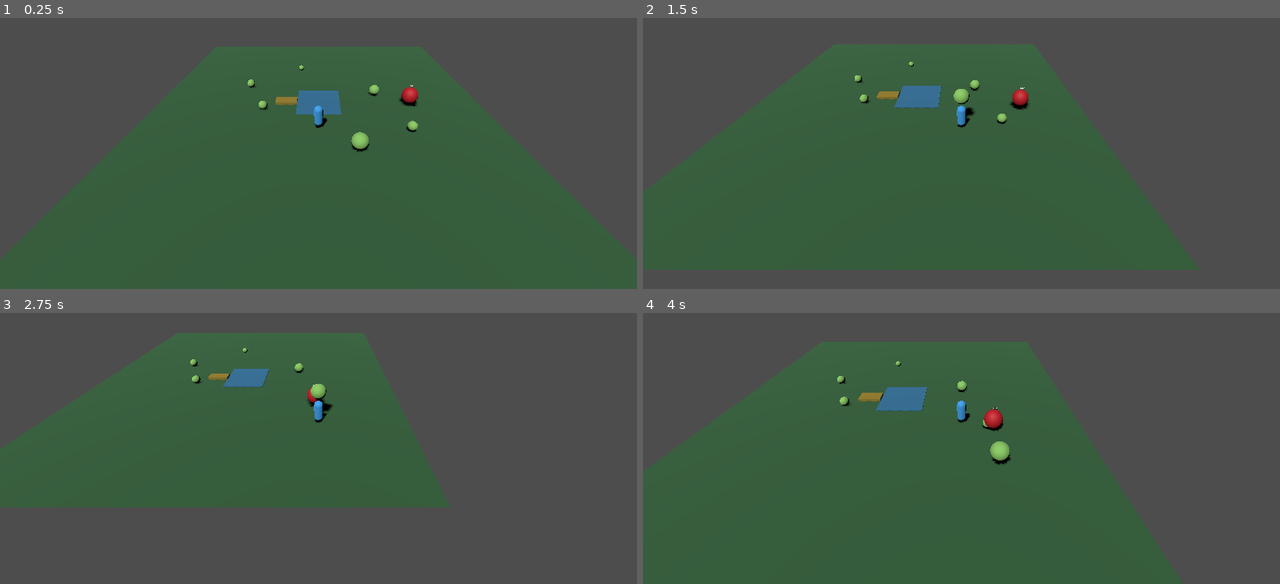
Above: before the commit, frames 1-4 (two rows, left to right).
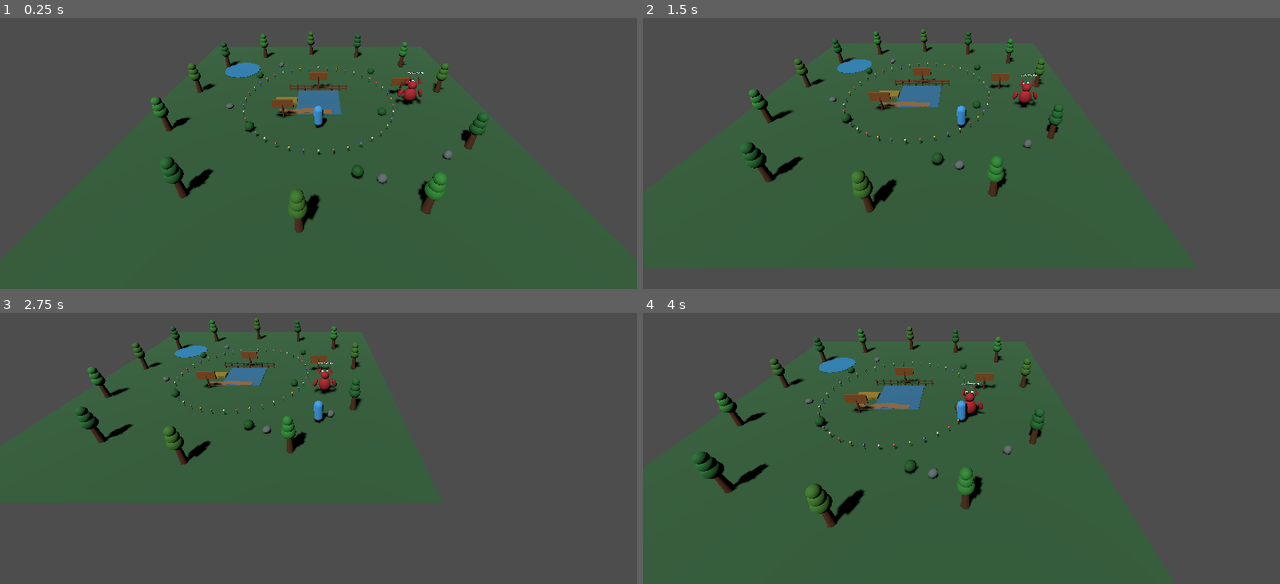
Above: after the commit, the same moments.

Repository: 8jy57sr7dz-source/poke
Game: Godot game, scene res://scenes/main.tscn
The game is run twice, just before and just after one commit, with the same random seed, the same clock (stepped at 60 frames per second) and the same inputs.
Inputs:
- Up to frame 1 (0.25 s): no input
- Up to frame 2 (1.5 s): tap Enter at 0.5 s; hold D 0.53-1.28 s; hold T 0.53-1.28 s; hold S from 1.28 s (still down); tap E at 1.35 s
- Up to frame 3 (2.75 s): release S at 2.03 s; hold D from 2.03 s (still down); hold T from 2.03 s (still down)
- Up to frame 4 (4 s): release D at 2.78 s; release T at 2.78 s; hold W 2.78-3.53 s; tap E at 2.85 s; hold A from 3.53 s (still down); hold T from 3.53 s (still down)

The runs differ from the first frame. In frame 1, 3.8% of the frame differs, in the area x 23-77%, y 5-80%; in frame 2, 3.7%; in frame 3, 3.3%; in frame 4, 4.6%, in the area x 7-63%, y 5-80%.
Error after the commit: Parse Error: Identifier "ColorMaterial" not declared in the current scope. (res://scripts/pokemon/pokemon_spawner.gd:26)

Commit message:
Build out all current creature models, guardian, and meadow environment

Diff:
--- a/scripts/pokemon/pokemon_spawner.gd
+++ b/scripts/pokemon/pokemon_spawner.gd
@@ -2,39 +2,65 @@
 
 static func create_creature(definition: Dictionary, rng: RandomNumberGenerator, rare: bool = false, biome_id: String = "meadow", probability_config: Dictionary = {}) -> Node3D:
 	var creature := Node3D.new()
-	creature.name = str(definition.get("id", "creature"))
+	var pokemon_id := str(definition.get("id", "creature"))
+	creature.name = pokemon_id
+	var body_color := _body_color(pokemon_id, rare)
+	var body_material := _material(body_color)
+	var dark_material := _material(body_color.darkened(0.28))
+	var light_material := _material(body_color.lightened(0.3))
 
-	var visual := MeshInstance3D.new()
-	var mesh := SphereMesh.new()
-	mesh.radius = 0.48
-	mesh.height = 0.96
-	visual.mesh = mesh
-	visual.position.y = 0.48
-	var material := StandardMaterial3D.new()
-	material.albedo_color = Color(0.95, 0.8, 0.2) if rare else Color(0.55, 0.8, 0.4)
-	visual.material_override = material
-	creature.add_child(visual)
+	match pokemon_id:
+		"sproutling":
+			_add_sphere(creature, Vector3(0.0, 0.48, 0.0), Vector3(0.82, 0.78, 0.72), body_material)
+			_add_sphere(creature, Vector3(0.0, 0.96, -0.02), Vector3(0.55, 0.5, 0.52), light_material)
+			_add_cone(creature, Vector3(-0.2, 1.34, 0.0), Vector3(0.3, 0.55, 0.25), dark_material, Vector3(0.0, 0.0, -22.0))
+			_add_cone(creature, Vector3(0.2, 1.35, 0.0), Vector3(0.3, 0.62, 0.25), dark_material, Vector3(0.0, 0.0, 20.0))
+			_add_sphere(creature, Vector3(0.0, 1.52, 0.0), Vector3(0.3, 0.22, 0.27), _material(Color(0.95, 0.78, 0.18)))
+		"ember_fox":
+			_add_sphere(creature, Vector3(0.0, 0.48, 0.0), Vector3(0.95, 0.72, 0.62), body_material)
+			_add_sphere(creature, Vector3(0.0, 0.98, -0.1), Vector3(0.62, 0.62, 0.58), body_material)
+			_add_cone(creature, Vector3(-0.35, 1.48, -0.04), Vector3(0.32, 0.85, 0.3), dark_material, Vector3(0.0, 0.0, -12.0))
+			_add_cone(creature, Vector3(0.35, 1.48, -0.04), Vector3(0.32, 0.85, 0.3), dark_material, Vector3(0.0, 0.0, 12.0))
+			_add_sphere(creature, Vector3(0.0, 0.82, -0.59), Vector3(0.58, 0.28, 0.2), light_material)
+			_add_sphere(creature, Vector3(0.82, 0.48, 0.42), Vector3(0.35, 0.75, 0.35), light_material, Vector3(0.0, 0.0, -48.0))
+			_add_sphere(creature, Vector3(0.82, 0.83, 0.42), Vector3(0.4, 0.28, 0.36), ColorMaterial.new())
+		"moon_moth":
+			_add_sphere(creature, Vector3(0.0, 0.55, 0.0), Vector3(0.48, 0.95, 0.5), body_material)
+			_add_sphere(creature, Vector3(0.0, 1.13, -0.03), Vector3(0.62, 0.55, 0.56), light_material)
+			_add_sphere(creature, Vector3(-0.72, 0.88, 0.0), Vector3(0.95, 0.42, 0.12), dark_material, Vector3(0.0, 0.0, -22.0))
+			_add_sphere(creature, Vector3(0.72, 0.88, 0.0), Vector3(0.95, 0.42, 0.12), dark_material, Vector3(0.0, 0.0, 22.0))
+			_add_sphere(creature, Vector3(-0.7, 0.9, -0.08), Vector3(0.34, 0.22, 0.1), light_material)
+			_add_sphere(creature, Vector3(0.7, 0.9, -0.08), Vector3(0.34, 0.22, 0.1), light_material)
+			_add_cone(creature, Vector3(-0.22, 1.62, 0.0), Vector3(0.12, 0.55, 0.12), light_material, Vector3(0.0, 0.0, -25.0))
+			_add_cone(creature, Vector3(0.22, 1.62, 0.0), Vector3(0.12, 0.55, 0.12), light_material, Vector3(0.0, 0.0, 25.0))
+		_:
+			_add_sphere(creature, Vector3(0.0, 0.55, 0.0), Vector3.ONE, body_material)
+
+	_add_eyes(creature, Vector3(0.0, 1.0, -0.48), 0.09)
+	var name_label := Label3D.new()
+	name_label.text = str(definition.get("name", pokemon_id))
+	name_label.position.y = 1.95
+	name_label.billboard = BaseMaterial3D.BILLBOARD_ENABLED
+	name_label.font_size = 26
+	name_label.outline_size = 7
+	creature.add_child(name_label)
 
 	var tables: Dictionary = probability_config.get("tables", {})
-	var size_data := _weighted_entry(tables.get("size", []), rng, {"id": "Normal", "weight": 1, "scale": 1.0})
+	var size_data := _weighted_entry(tables.get("size", []), rng, {"id": "Normal", "weight": 1})
 	var size_name := str(size_data.get("id", "Normal"))
-	var size_scale := float(size_data.get("scale", _default_size_scale(size_name)))
-	creature.scale = Vector3.ONE * size_scale * float(definition.get("base_scale", 1.0))
-
+	var size_scale := _default_size_scale(size_name) * float(definition.get("base_scale", 1.0))
+	creature.scale = Vector3.ONE * size_scale
 	var mutation_name := "None"
 	if rare:
 		var mutation_data := _weighted_entry(tables.get("mutation", []), rng, {"id": "None", "weight": 1})
 		mutation_name = str(mutation_data.get("id", "None"))
 	var shiny_data := _weighted_entry(tables.get("shiny", []), rng, {"id": "false", "weight": 1})
 	var shiny := str(shiny_data.get("id", "false")).to_lower() == "true"
-
-	var base_income := float(definition.get("income_per_second", 1.0))
 	var record: Dictionary = definition.duplicate(true)
 	record["biome_id"] = biome_id
 	record["size"] = size_name
 	record["mutation"] = mutation_name
 	record["shiny"] = shiny
-	record["income_per_second"] = base_income
 	creature.set_meta("pokemon_record", record)
 	creature.set_meta("weight_kg", float(definition.get("weight_kg", 1.0)) * size_scale)
 	creature.set_meta("carry_speed_factor", float(definition.get("carry_speed_factor", 1.0)))
@@ -43,8 +69,17 @@
 	creature.set_meta("shiny", shiny)
 	creature.set_meta("is_rare_event", rare)
 	creature.set_meta("biome_id", biome_id)
-	creature.set_meta("base_income_per_second", base_income)
+	creature.set_meta("base_income_per_second", float(definition.get("income_per_second", 1.0)))
 	return creature
+
+static func _body_color(pokemon_id: String, rare: bool) -> Color:
+	if rare:
+		return Color(1.0, 0.68, 0.12)
+	match pokemon_id:
+		"sproutling": return Color(0.25, 0.68, 0.28)
+		"ember_fox": return Color(0.92, 0.35, 0.12)
+		"moon_moth": return Color(0.46, 0.35, 0.82)
+		_: return Color(0.4, 0.75, 0.4)
 
 static func _default_size_scale(size_name: String) -> float:
 	match size_name:
@@ -74,3 +109,43 @@
 		if roll <= accumulated:
 			return entry
 	return fallback
+
+static func _material(color: Color) -> StandardMaterial3D:
+	var material := StandardMaterial3D.new()
+	material.albedo_color = color
+	material.roughness = 0.7
+	return material
+
+static func _add_sphere(parent: Node3D, at: Vector3, size: Vector3, material: Material, rotation := Vector3.ZERO) -> MeshInstance3D:
+	var node := MeshInstance3D.new()
+	var mesh := SphereMesh.new()
+	mesh.radius = 0.5
+	mesh.height = 1.0
+	node.mesh = mesh
+	node.position = at
+	node.scale = size
+	node.rotation_degrees = rotation
+	node.material_override = material
+	parent.add_child(node)
+	return node
+
+static func _add_cone(parent: Node3D, at: Vector3, size: Vector3, material: Material, rotation := Vector3.ZERO) -> MeshInstance3D:
+	var node := MeshInstance3D.new()
+	var mesh := CylinderMesh.new()
+	mesh.top_radius = 0.0
+	mesh.bottom_radius = 0.5
+	mesh.height = 1.0
+	node.mesh = mesh
+	node.position = at
+	node.scale = size
+	node.rotation_degrees = rotation
+	node.material_override = material
+	parent.add_child(node)
+	return node
+
+static func _add_eyes(parent: Node3D, at: Vector3, radius: float) -> void:
+	var white := _material(Color.WHITE)
+	var pupil := _material(Color(0.04, 0.04, 0.06))
+	for side in [-1.0, 1.0]:
+		_add_sphere(parent, at + Vector3(side * 0.18, 0.0, 0.0), Vector3.ONE * radius * 2.0, white)
+		_add_sphere(parent, at + Vector3(side * 0.18, 0.0, -0.06), Vector3.ONE * radius, pupil)
--- a/scripts/world/world_presentation.gd
+++ b/scripts/world/world_presentation.gd
@@ -7,7 +7,9 @@
 	Vector3(3.0, 0.0, 6.0),
 	Vector3(7.5, 0.0, 4.0),
 	Vector3(-2.0, 0.0, -7.0),
-	Vector3(0.0, 0.0, 8.0)
+	Vector3(0.0, 0.0, 8.0),
+	Vector3(-8.0, 0.0, 6.0),
+	Vector3(1.0, 0.0, -9.0)
 ]
 
 func _ready() -> void:
@@ -18,41 +20,199 @@
 	if game == null:
 		return
 	_add_guardian_appearance(game)
-	_add_creatures(game)
+	_add_landmarks()
+	_add_trees_and_bushes()
+	_add_rocks_and_flowers()
+	_add_path_and_fence()
+	_add_all_creatures(game)
 
 func _add_guardian_appearance(game: Node) -> void:
 	var guardian := game.get("guardian") as Node3D
 	if guardian == null:
 		return
-	var body := MeshInstance3D.new()
-	var body_mesh := SphereMesh.new()
-	body_mesh.radius = 0.72
-	body_mesh.height = 1.55
-	body.mesh = body_mesh
-	body.position.y = 0.78
-	var body_material := StandardMaterial3D.new()
-	body_material.albedo_color = Color(0.78, 0.12, 0.16)
-	body_material.roughness = 0.65
-	body.material_override = body_material
-	guardian.add_child(body)
+	var body_material := _material(Color(0.69, 0.12, 0.16))
+	_add_sphere(guardian, Vector3(0.0, 0.9, 0.0), Vector3(1.15, 1.35, 0.95), body_material)
+	_add_sphere(guardian, Vector3(0.0, 1.85, 0.0), Vector3(0.8, 0.72, 0.72), body_material)
+	_add_cone(guardian, Vector3(-0.45, 2.45, 0.0), Vector3(0.28, 0.8, 0.28), body_material, Vector3(0.0, 0.0, -18.0))
+	_add_cone(guardian, Vector3(0.45, 2.45, 0.0), Vector3(0.28, 0.8, 0.28), body_material, Vector3(0.0, 0.0, 18.0))
+	_add_sphere(guardian, Vector3(-0.9, 1.05, 0.0), Vector3(0.35, 0.85, 0.38), body_material, Vector3(0.0, 0.0, -20.0))
+	_add_sphere(guardian, Vector3(0.9, 1.05, 0.0), Vector3(0.35, 0.85, 0.38), body_material, Vector3(0.0, 0.0, 20.0))
+	_add_sphere(guardian, Vector3(0.0, 0.65, 0.0), Vector3(0.22, 0.28, 0.12), _material(Color(1.0, 0.74, 0.18)))
+	_add_eyes(guardian, Vector3(0.0, 1.95, -0.55), 0.12)
 	var label := Label3D.new()
-	label.text = "가디언"
-	label.position.y = 1.8
+	label.text = "MEADOW WARDEN"
+	label.position.y = 3.05
 	label.billboard = BaseMaterial3D.BILLBOARD_ENABLED
 	label.font_size = 30
 	label.outline_size = 8
 	guardian.add_child(label)
 
-func _add_creatures(game: Node) -> void:
-	var creatures := get_tree().get_nodes_in_group("wild_pokemon")
-	# The game spawns one wild creature during startup; add several more for the meadow.
-	for _index in range(5):
+func _add_all_creatures(game: Node) -> void:
+	var definitions: Dictionary = game.get("pokemon_definitions")
+	var ids := ["sproutling", "ember_fox", "moon_moth"]
+	for index in range(ids.size()):
+		var id: String = ids[index]
+		if not definitions.has(id):
+			continue
+		var found: Node3D
+		for node in get_tree().get_nodes_in_group("wild_pokemon"):
+			if is_instance_valid(node) and str(node.get_meta("pokemon_record", {}).get("id", "")) == id:
+				found = node as Node3D
+				break
+		if found == null:
+			game.call("_spawn_creature_by_id", id)
+			for node in get_tree().get_nodes_in_group("wild_pokemon"):
+				if is_instance_valid(node) and str(node.get_meta("pokemon_record", {}).get("id", "")) == id:
+					found = node as Node3D
+					break
+		if found != null:
+			found.position = CREATURE_POSITIONS[index]
+		# Fill out the meadow with additional wild creatures from its spawn table.
+	for _index in range(6):
 		game.call("_spawn_wild_creature")
-		creatures = get_tree().get_nodes_in_group("wild_pokemon")
-	for index in range(mini(creatures.size(), CREATURE_POSITIONS.size())):
-		var creature := creatures[index] as Node3D
-		if creature != null:
+	var wild := get_tree().get_nodes_in_group("wild_pokemon")
+	for index in range(wild.size()):
+		var creature := wild[index] as Node3D
+		if creature != null and index < CREATURE_POSITIONS.size():
 			creature.position = CREATURE_POSITIONS[index]
 
-func _add_decoration() -> void:
-	pass
+func _add_landmarks() -> void:
+	_add_sign(Vector3(-3.0, 0.0, 2.3), "훈련장\nT 키를 눌러 훈련")
+	_add_sign(Vector3(0.0, 0.0, -2.7), "안전 기지\n크리처를 데려오세요")
+	_add_sign(Vector3(8.0, 0.0, -1.5), "초원 수호자\n가까이 가지 마세요")
+	var pond := MeshInstance3D.new()
+	var pond_mesh := CylinderMesh.new()
+	pond_mesh.top_radius = 2.0
+	pond_mesh.bottom_radius = 2.0
+	pond_mesh.height = 0.05
+	pond.mesh = pond_mesh
+	pond.position = Vector3(-9.0, 0.025, -7.0)
+	pond.material_override = _material(Color(0.18, 0.52, 0.72))
+	add_child(pond)
+
+func _add_trees_and_bushes() -> void:
+	var tree_positions := [
+		Vector3(-11.0, 0.0, -8.0), Vector3(-7.0, 0.0, -11.0), Vector3(-1.0, 0.0, -12.0),
+		Vector3(5.0, 0.0, -11.0), Vector3(10.0, 0.0, -8.0), Vector3(12.0, 0.0, -2.0),
+		Vector3(11.0, 0.0, 6.0), Vector3(6.0, 0.0, 11.0), Vector3(-1.0, 0.0, 12.0),
+		Vector3(-8.0, 0.0, 10.0), Vector3(-12.0, 0.0, 4.0), Vector3(-12.0, 0.0, -2.0)
+	]
+	var leaf_colors := [Color(0.12, 0.42, 0.18), Color(0.18, 0.54, 0.20), Color(0.24, 0.48, 0.15)]
+	for index in range(tree_positions.size()):
+		var tree := Node3D.new()
+		tree.position = tree_positions[index]
+		add_child(tree)
+		_add_cylinder(tree, Vector3(0.0, 0.85, 0.0), Vector2(0.16, 0.25), 1.7, _material(Color(0.34, 0.19, 0.09)))
+		for tier in range(3):
+			_add_sphere(tree, Vector3(0.0, 1.75 + float(tier) * 0.48, 0.0), Vector3.ONE * (0.95 - tier * 0.15), _material(leaf_colors[index % leaf_colors.size()]))
+	var bush_positions := [Vector3(-5.5, 0.0, 4.0), Vector3(5.5, 0.0, 2.0), Vector3(-6.5, 0.0, -5.0), Vector3(6.0, 0.0, -6.0), Vector3(2.5, 0.0, 8.5)]
+	for position in bush_positions:
+		_add_sphere(self, position + Vector3(0.0, 0.35, 0.0), Vector3(0.75, 0.7, 0.75), _material(Color(0.1, 0.36, 0.14)))
+
+func _add_rocks_and_flowers() -> void:
+	var rocks := [Vector3(-8.0, 0.0, 1.0), Vector3(8.5, 0.0, -4.0), Vector3(4.0, 0.0, 9.0), Vector3(-4.5, 0.0, -8.0), Vector3(9.0, 0.0, 7.0)]
+	for index in range(rocks.size()):
+		_add_sphere(self, rocks[index] + Vector3(0.0, 0.25, 0.0), Vector3(0.65, 0.45, 0.55), _material(Color(0.38, 0.42, 0.43)), Vector3(8.0 * index, 17.0 * index, 12.0 * index))
+	var colors := [Color(1.0, 0.75, 0.15), Color(0.95, 0.3, 0.45), Color(0.95, 0.9, 0.85), Color(0.55, 0.4, 0.95)]
+	for index in range(40):
+		var angle := TAU * float(index) / 40.0
+		var at := Vector3(cos(angle) * 6.8, 0.0, sin(angle) * 6.8)
+		_add_cylinder(self, at + Vector3(0.0, 0.2, 0.0), Vector2(0.025, 0.035), 0.4, _material(Color(0.12, 0.45, 0.12)))
+		_add_sphere(self, at + Vector3(0.0, 0.43, 0.0), Vector3.ONE * 0.15, _material(colors[index % colors.size()]))
+
+func _add_path_and_fence() -> void:
+	var path_material := _material(Color(0.58, 0.43, 0.25))
+	for index in range(13):
+		var stone := MeshInstance3D.new()
+		var mesh := BoxMesh.new()
+		mesh.size = Vector3(0.55, 0.07, 0.65)
+		stone.mesh = mesh
+		stone.material_override = path_material
+		stone.position = Vector3(-3.2 + index * 0.34, 0.055, 1.55 + sin(float(index) * 0.7) * 0.12)
+		add_child(stone)
+	var wood := _material(Color(0.42, 0.24, 0.11))
+	for index in range(9):
+		var post := MeshInstance3D.new()
+		var post_mesh := BoxMesh.new()
+		post_mesh.size = Vector3(0.12, 0.65, 0.12)
+		post.mesh = post_mesh
+		post.position = Vector3(-2.8 + index * 0.7, 0.33, -2.2)
+		post.material_override = wood
+		add_child(post)
+	for row in range(2):
+		var rail := MeshInstance3D.new()
+		var rail_mesh := BoxMesh.new()
+		rail_mesh.size = Vector3(5.8, 0.11, 0.1)
+		rail.mesh = rail_mesh
+		rail.position = Vector3(0.0, 0.22 + row * 0.28, -2.2)
+		rail.material_override = wood
+		add_child(rail)
+
+func _add_sign(at: Vector3, text: String) -> void:
+	_add_cylinder(self, at + Vector3(0.0, 0.7, 0.0), Vector2(0.07, 0.1), 1.4, _material(Color(0.35, 0.2, 0.1)))
+	var board := MeshInstance3D.new()
+	var board_mesh := BoxMesh.new()
+	board_mesh.size = Vector3(1.8, 0.8, 0.12)
+	board.mesh = board_mesh
+	board.position = at + Vector3(0.0, 1.35, 0.0)
+	board.material_override = _material(Color(0.55, 0.32, 0.12))
+	add_child(board)
+	var label := Label3D.new()
+	label.text = text
+	label.position = at + Vector3(0.0, 1.35, -0.08)
+	label.billboard = BaseMaterial3D.BILLBOARD_ENABLED
+	label.font_size = 24
+	label.outline_size = 7
+	add_child(label)
+
+func _add_sphere(parent: Node3D, at: Vector3, size: Vector3, material: Material, rotation := Vector3.ZERO) -> MeshInstance3D:
+	var node := MeshInstance3D.new()
+	var mesh := SphereMesh.new()
+	mesh.radius = 0.5
+	mesh.height = 1.0
+	node.mesh = mesh
+	node.position = at
+	node.scale = size
+	node.rotation_degrees = rotation
+	node.material_override = material
+	parent.add_child(node)
+	return node
+
+func _add_cylinder(parent: Node3D, at: Vector3, radii: Vector2, height: float, material: Material) -> MeshInstance3D:
+	var node := MeshInstance3D.new()
+	var mesh := CylinderMesh.new()
+	mesh.top_radius = radii.x
+	mesh.bottom_radius = radii.y
+	mesh.height = height
+	node.mesh = mesh
+	node.position = at
+	node.material_override = material
+	parent.add_child(node)
+	return node
+
+func _add_cone(parent: Node3D, at: Vector3, size: Vector3, material: Material, rotation := Vector3.ZERO) -> MeshInstance3D:
+	var node := MeshInstance3D.new()
+	var mesh := CylinderMesh.new()
+	mesh.top_radius = 0.0
+	mesh.bottom_radius = 0.5
+	mesh.height = 1.0
+	node.mesh = mesh
+	node.position = at
+	node.scale = size
+	node.rotation_degrees = rotation
+	node.material_override = material
+	parent.add_child(node)
+	return node
+
+func _add_eyes(parent: Node3D, at: Vector3, radius: float) -> void:
+	var white := _material(Color.WHITE)
+	var dark := _material(Color(0.04, 0.04, 0.06))
+	for side in [-1.0, 1.0]:
+		_add_sphere(parent, at + Vector3(side * 0.22, 0.0, 0.0), Vector3.ONE * radius * 2.0, white)
+		_add_sphere(parent, at + Vector3(side * 0.22, 0.0, -0.09), Vector3.ONE * radius, dark)
+
+func _material(color: Color) -> StandardMaterial3D:
+	var material := StandardMaterial3D.new()
+	material.albedo_color = color
+	material.roughness = 0.82
+	return material
